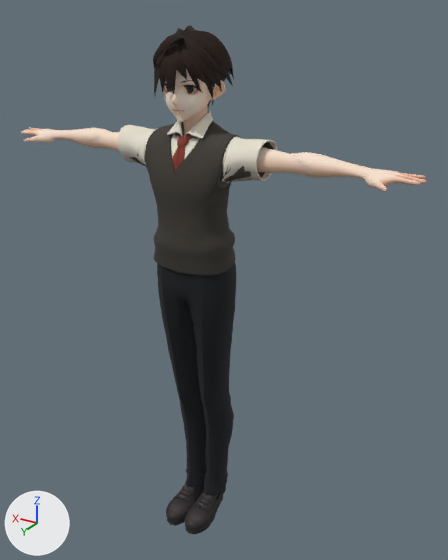
The glTF model Web/people/salaryman_06.glb as it was, and as the next commit left it.
One viewpoint serves both versions: a camera (50 mm lens) standing at (-1.162, 1.753, 1.957) and looking at (-0.063, -0.078, 1.041). The axes (+X, +Y, +Z) are drawn at lower left. The lights are the same throughout. The first picture is the older version. Vertices at exactly the same position are counted once.

The first picture shows 'Body.baked', 'Face.baked', 'Hair001.baked'.
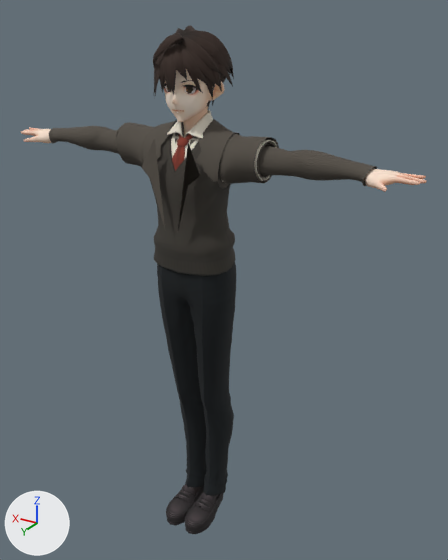
The edits, one by one:
Material 'SalaryMan tailored jacket / lapels' (mat_salaryman_tailored_jacket___lapels) is new.
Its base color is (0.0996, 0.0853, 0.0682) (brown #59524a).
Its roughness is 0.85.
Material 'SalaryMan tailored jacket / sleeves' (mat_salaryman_tailored_jacket___sleeves) is new.
Its base color is (0.0844, 0.0723, 0.0578) (dark grey #524c44).
Its roughness is 0.92.
me_body_baked is used by ob_body_baked; location (0.0, 0.0, 0.0).
me_body_baked had 6162 vertices, 12008 faces and spanned x -0.78..0.78, y -0.12..0.17, z 0.0..1.89.
me_body_baked now has 7546 vertices, 14268 faces and spans x -0.78..0.78, y -0.12..0.17, z 0.0..1.89.
me_body_baked part 1: 1384 vertices added at x -0.63..0.63, y -0.08..0.16, z 1.28..1.64.
me_body_baked gains material mat_salaryman_tailored_jacket___sleeves (dark grey #524c44).
me_body_baked gains material mat_salaryman_tailored_jacket___lapels (brown #59524a).

Location of each change, (x1, y1, x2, y2) in pixels of the pictures (448 x 560 px):
part 1 of me_body_baked, added
    after: (49, 119, 377, 230)
